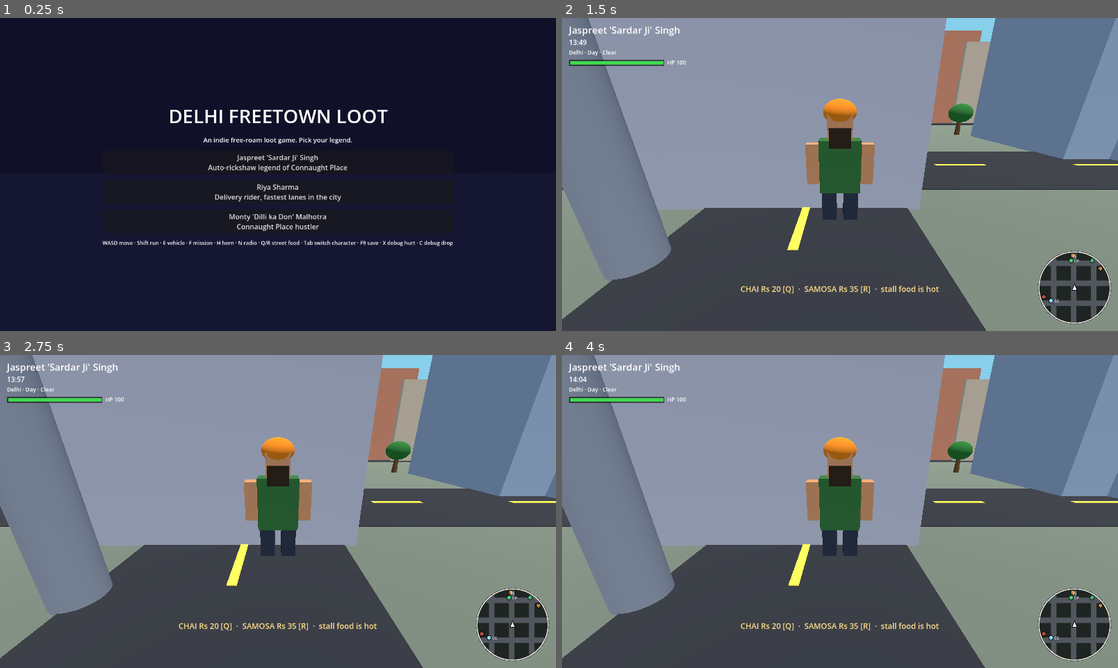
Above: before the commit, frames 1-4 (two rows, left to right).
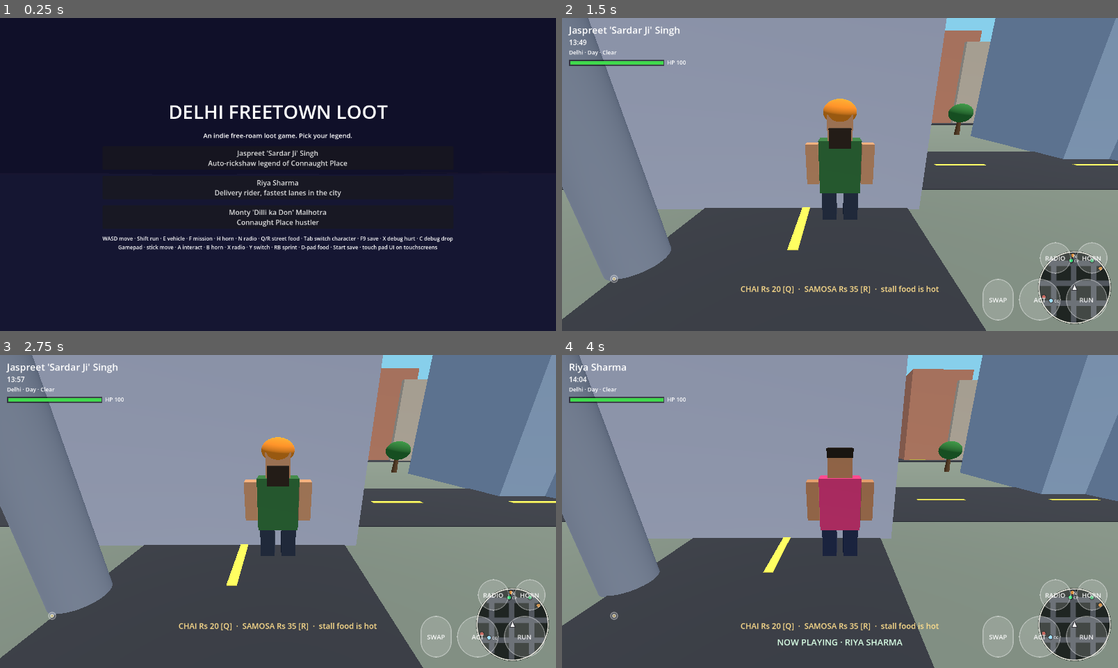
Above: after the commit, the same moments.

Repository: Ayushsahnios/delhi-freetown-loot
Game: Godot game, scene res://scenes/main.tscn
Two runs of this game, one before a commit and one after it. Both use one fixed random seed, a clock stepped at 60 frames per second and the inputs below.
Inputs (mouse positions are in pixels of both pictures, inside the frame that each line leads up to):
- Up to frame 1 (0.25 s): no input
- Up to frame 2 (1.5 s): click "Jaspreet 'Sardar Ji' Singh Au…" at 0.5 s; click (1056, 259) at 1.25 s, where only the run after the commit has a clickable "RADIO"
- Up to frame 3 (2.75 s): click (528, 596) at 2 s, where only the run after the commit has a clickable "HORN"
- Up to frame 4 (4 s): click (995, 636) at 2.75 s, where only the run after the commit has a clickable "SWAP"; click (1040, 636) at 3.5 s, where only the run after the commit has a clickable "ACT"

The runs differ from the first frame. In frame 1, 4.5% of the frame differs, in the area x 18-82%, y 27-75%; in frame 2, 1.8%; in frame 3, 1.8%; in frame 4, 20%, in the area x 0-100%, y 0-100%.
Error in both runs: Invalid assignment on read-only value (on base: 'Dictionary'). (res://scripts/missions.gd:49)

Commit message:
Gamepad + basic touch controls (#21)
- Joypad bindings for every existing action: left stick drives move_*
  with analog strength, A interact, B horn, X radio, Y switch, RB sprint,
  D-pad food, Start save; gamepad-connect toast
- On-screen touch layer for touchscreen devices (also the web build on
  phones): drawn virtual joystick feeding move_* actions plus RUN/ACT/
  HORN/SWAP/RADIO buttons; ACT also confirms dialogue via ui_accept
- README controls section lists both schemes

Diff:
--- a/scripts/game.gd
+++ b/scripts/game.gd
@@ -56,6 +56,23 @@
 	_add_keys("debug_hurt", [KEY_X])
 	_add_keys("debug_fall", [KEY_C])
 	_add_keys("save", [KEY_F9])
+	# Gamepad — the same actions, so every gameplay reader works unchanged:
+	# left stick drives move_* with analog strength, face buttons take the
+	# one-shot actions, D-pad buys street food.
+	_add_joy_axis("move_forward", JOY_AXIS_LEFT_Y, -1.0)
+	_add_joy_axis("move_back", JOY_AXIS_LEFT_Y, 1.0)
+	_add_joy_axis("move_left", JOY_AXIS_LEFT_X, -1.0)
+	_add_joy_axis("move_right", JOY_AXIS_LEFT_X, 1.0)
+	_add_joy_buttons("interact", [JOY_BUTTON_A])
+	_add_joy_buttons("horn", [JOY_BUTTON_B])
+	_add_joy_buttons("radio", [JOY_BUTTON_X])
+	_add_joy_buttons("switch_character", [JOY_BUTTON_Y])
+	_add_joy_buttons("run", [JOY_BUTTON_RIGHT_SHOULDER])
+	_add_joy_buttons("buy_chai", [JOY_BUTTON_DPAD_UP])
+	_add_joy_buttons("buy_samosa", [JOY_BUTTON_DPAD_DOWN])
+	_add_joy_buttons("save", [JOY_BUTTON_START])
+	for action in ["move_forward", "move_back", "move_left", "move_right"]:
+		InputMap.action_set_deadzone(action, 0.2)
 
 
 func _add_keys(action: String, keycodes: Array) -> void:
@@ -65,3 +82,21 @@
 		var ev := InputEventKey.new()
 		ev.physical_keycode = code
 		InputMap.action_add_event(action, ev)
+
+
+func _add_joy_buttons(action: String, buttons: Array) -> void:
+	if not InputMap.has_action(action):
+		InputMap.add_action(action)
+	for btn in buttons:
+		var ev := InputEventJoypadButton.new()
+		ev.button_index = btn
+		InputMap.action_add_event(action, ev)
+
+
+func _add_joy_axis(action: String, axis: int, dir: float) -> void:
+	if not InputMap.has_action(action):
+		InputMap.add_action(action)
+	var ev := InputEventJoypadMotion.new()
+	ev.axis = axis
+	ev.axis_value = dir
+	InputMap.action_add_event(action, ev)
--- a/scripts/main.gd
+++ b/scripts/main.gd
@@ -20,6 +20,7 @@
 const MiniMapScript := preload("res://scripts/minimap.gd")
 const FoodScript := preload("res://scripts/food.gd")
 const WeatherScript := preload("res://scripts/weather.gd")
+const TouchControlsScript := preload("res://scripts/touch_controls.gd")
 
 const SKY_DAY := Color(0.53, 0.81, 0.92)
 const SKY_DUSK := Color(0.88, 0.48, 0.22)
@@ -78,6 +79,7 @@
 var _weather: WeatherScript
 var _road_mat: StandardMaterial3D
 var _applied_wet := -1.0
+var _touch: CanvasLayer
 
 
 func _ready() -> void:
@@ -109,7 +111,15 @@
 	add_child(camera)
 	_build_hud()
 	_build_select_ui()
+	_touch = TouchControlsScript.new()
+	add_child(_touch)
+	Input.joy_connection_changed.connect(_on_joy_connection_changed)
 	get_tree().root.close_requested.connect(_save_game)
+
+
+func _on_joy_connection_changed(_device: int, connected: bool) -> void:
+	if connected:
+		_show_toast("GAMEPAD CONNECTED")
 
 
 # ---------------------------------------------------------------- environment
@@ -564,7 +574,7 @@
 		box.add_child(btn)
 
 	var hint := Label.new()
-	hint.text = "WASD move · Shift run · E vehicle · F mission · H horn · N radio · Q/R street food · Tab switch character · F9 save · X debug hurt · C debug drop"
+	hint.text = "WASD move · Shift run · E vehicle · F mission · H horn · N radio · Q/R street food · Tab switch character · F9 save · X debug hurt · C debug drop\nGamepad · stick move · A interact · B horn · X radio · Y switch · RB sprint · D-pad food · Start save · touch pad UI on touchscreens"
 	hint.add_theme_font_size_override("font_size", 12)
 	hint.horizontal_alignment = HORIZONTAL_ALIGNMENT_CENTER
 	box.add_child(hint)
@@ -621,6 +631,7 @@
 		_autos.append(a)
 
 	_playing = true
+	_touch.set_active(true)
 	if not save.is_empty():
 		_apply_save(save)
 
--- /dev/null
+++ b/scripts/touch_controls.gd
@@ -0,0 +1,166 @@
+extends CanvasLayer
+## On-screen touch controls for phones/tablets (and the web build on a
+## phone): a virtual joystick on the left feeds the shared move_* actions
+## with analog strength, a button cluster on the right presses the same
+## actions a keyboard would. Everything is drawn with engine shapes — no
+## textures. The layer is only shown when the device reports a touchscreen.
+
+const STICK_R := 92.0
+const KNOB_R := 42.0
+const DEADZONE := 0.08
+const TINT := Color(1.0, 1.0, 1.0, 0.16)
+const TINT_HELD := Color(1.0, 1.0, 1.0, 0.34)
+
+
+func _ready() -> void:
+	layer = 15
+	visible = false
+	_build()
+
+
+## Main enables the layer once gameplay starts; on desktops without a
+## touchscreen it stays hidden whatever the game state.
+func set_active(on: bool) -> void:
+	if not on:
+		_on_stick(Vector2.ZERO)
+	visible = on and DisplayServer.is_touchscreen_available()
+
+
+func _build() -> void:
+	var root := Control.new()
+	root.set_anchors_preset(Control.PRESET_FULL_RECT)
+	root.mouse_filter = Control.MOUSE_FILTER_IGNORE
+	add_child(root)
+
+	var pad := StickPad.new()
+	pad.moved.connect(_on_stick)
+	root.add_child(pad)
+	pad.set_anchors_and_offsets_preset(Control.PRESET_BOTTOM_LEFT)
+	pad.offset_left = 28.0
+	pad.offset_top = -STICK_R * 2.0 - 28.0
+	pad.offset_right = STICK_R * 2.0 + 28.0
+	pad.offset_bottom = -28.0
+
+	var rows := VBoxContainer.new()
+	rows.set_anchors_and_offsets_preset(Control.PRESET_BOTTOM_RIGHT)
+	rows.offset_left = -348.0
+	rows.offset_top = -212.0
+	rows.offset_right = -24.0
+	rows.offset_bottom = -24.0
+	rows.alignment = BoxContainer.ALIGNMENT_END
+	rows.add_theme_constant_override("separation", 12)
+	rows.mouse_filter = Control.MOUSE_FILTER_IGNORE
+	root.add_child(rows)
+
+	var top := HBoxContainer.new()
+	top.alignment = BoxContainer.ALIGNMENT_END
+	top.add_theme_constant_override("separation", 12)
+	top.mouse_filter = Control.MOUSE_FILTER_IGNORE
+	rows.add_child(top)
+	top.add_child(_make_button("RADIO", ["radio"], 72.0))
+	top.add_child(_make_button("HORN", ["horn"], 72.0))
+
+	var bottom := HBoxContainer.new()
+	bottom.alignment = BoxContainer.ALIGNMENT_END
+	bottom.add_theme_constant_override("separation", 12)
+	bottom.mouse_filter = Control.MOUSE_FILTER_IGNORE
+	rows.add_child(bottom)
+	bottom.add_child(_make_button("SWAP", ["switch_character"], 72.0))
+	# ACT doubles as the dialogue/choice confirm: it presses the shared
+	# interact action plus ui_accept, which the dialogue UI listens to.
+	bottom.add_child(_make_button("ACT", ["interact", "ui_accept"], 96.0))
+	bottom.add_child(_make_button("RUN", ["run"], 96.0))
+
+
+func _make_button(label: String, actions: Array, diameter: float) -> Button:
+	var b := Button.new()
+	b.text = label
+	b.custom_minimum_size = Vector2(diameter, diameter)
+	b.focus_mode = Control.FOCUS_NONE
+	b.add_theme_font_size_override("font_size", 15)
+	b.add_theme_color_override("font_color", Color(1.0, 1.0, 1.0, 0.92))
+	for state in ["normal", "hover", "focus", "disabled"]:
+		b.add_theme_stylebox_override(state, _style(TINT, diameter))
+	b.add_theme_stylebox_override("pressed", _style(TINT_HELD, diameter))
+	b.button_down.connect(_press.bind(actions))
+	b.button_up.connect(_release.bind(actions))
+	return b
+
+
+func _style(fill: Color, diameter: float) -> StyleBoxFlat:
+	var st := StyleBoxFlat.new()
+	st.bg_color = fill
+	st.set_corner_radius_all(int(diameter / 2.0))
+	st.border_color = Color(1.0, 1.0, 1.0, 0.45)
+	st.set_border_width_all(2)
+	return st
+
+
+func _press(actions: Array) -> void:
+	for a in actions:
+		Input.action_press(a)
+
+
+func _release(actions: Array) -> void:
+	for a in actions:
+		Input.action_release(a)
+
+
+func _on_stick(v: Vector2) -> void:
+	_apply_strength("move_forward", maxf(-v.y, 0.0))
+	_apply_strength("move_back", maxf(v.y, 0.0))
+	_apply_strength("move_left", maxf(-v.x, 0.0))
+	_apply_strength("move_right", maxf(v.x, 0.0))
+
+
+func _apply_strength(action: String, s: float) -> void:
+	if s > DEADZONE:
+		Input.action_press(action, clampf(s, 0.0, 1.0))
+	else:
+		Input.action_release(action)
+
+
+class StickPad:
+	extends Control
+	## Virtual joystick: track one finger inside the pad, report the knob
+	## offset as a -1..1 vector, redraw as it moves.
+
+	signal moved(vec: Vector2)
+
+	var _touch := -1
+	var _knob := Vector2.ZERO
+	var _radius := 1.0
+
+	func _init() -> void:
+		mouse_filter = Control.MOUSE_FILTER_STOP
+
+	func _ready() -> void:
+		_radius = minf(size.x, size.y) * 0.5 - 8.0
+
+	func _gui_input(ev: InputEvent) -> void:
+		if ev is InputEventScreenTouch:
+			if ev.pressed and _touch == -1:
+				_touch = ev.index
+				_track(ev.position)
+			elif not ev.pressed and ev.index == _touch:
+				_touch = -1
+				_knob = Vector2.ZERO
+				queue_redraw()
+				moved.emit(Vector2.ZERO)
+		elif ev is InputEventScreenDrag and ev.index == _touch:
+			_track(ev.position)
+
+	func _track(p: Vector2) -> void:
+		_knob = p - size * 0.5
+		if _knob.length() > _radius:
+			_knob = _knob.normalized() * _radius
+		queue_redraw()
+		moved.emit(_knob / _radius if _radius > 0.0 else Vector2.ZERO)
+
+	func _draw() -> void:
+		var c := size * 0.5
+		draw_circle(c, _radius, Color(1.0, 1.0, 1.0, 0.05))
+		draw_arc(c, _radius, 0.0, TAU, 48, Color(1.0, 1.0, 1.0, 0.4), 2.0, true)
+		var k := _radius * 0.44
+		draw_circle(c + _knob, k, Color(0.98, 0.83, 0.4, 0.5))
+		draw_arc(c + _knob, k, 0.0, TAU, 32, Color(1.0, 1.0, 1.0, 0.55), 2.0, true)
Not shown, added: scripts/touch_controls.gd.uid
Not shown, changed: README.md
